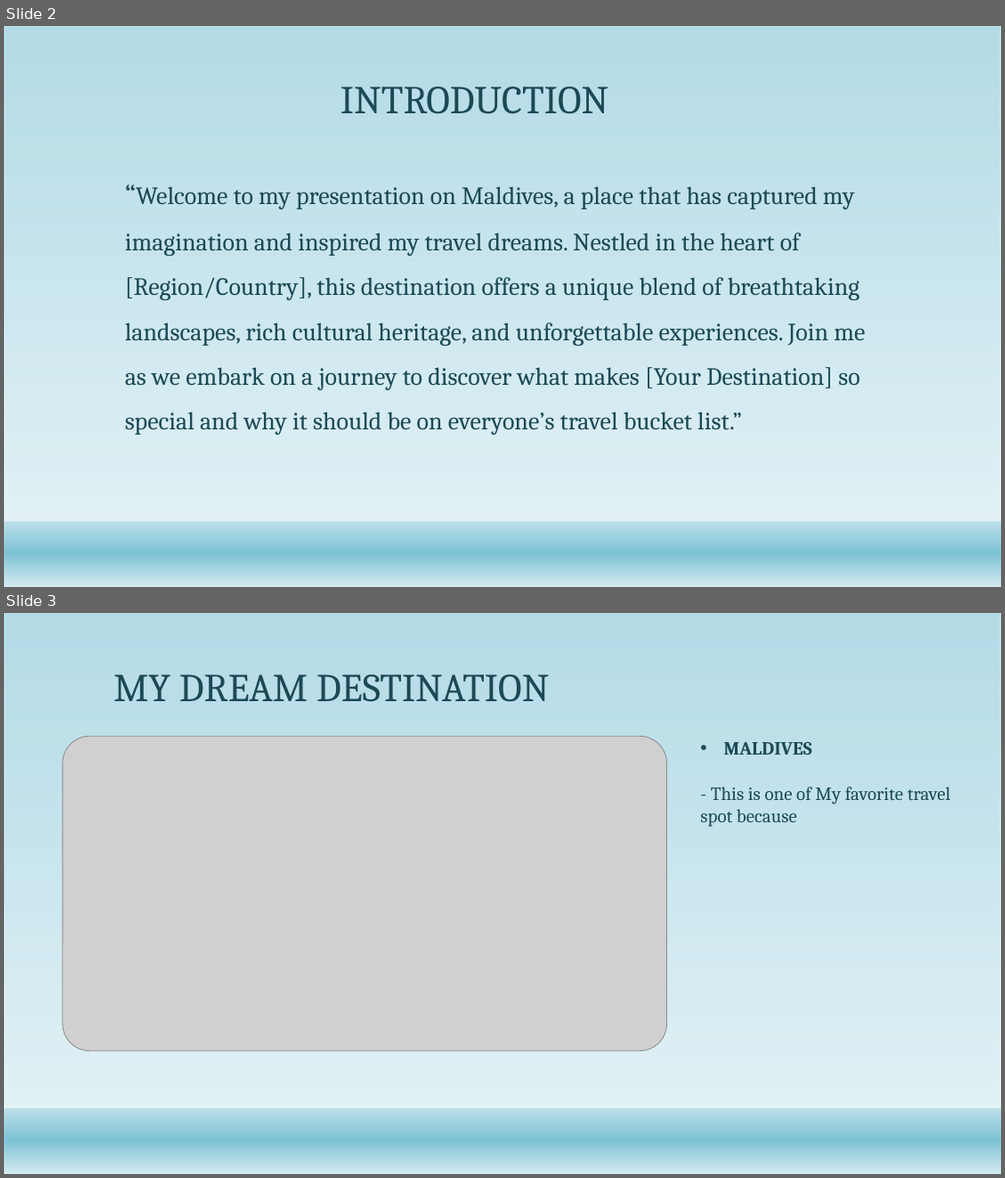
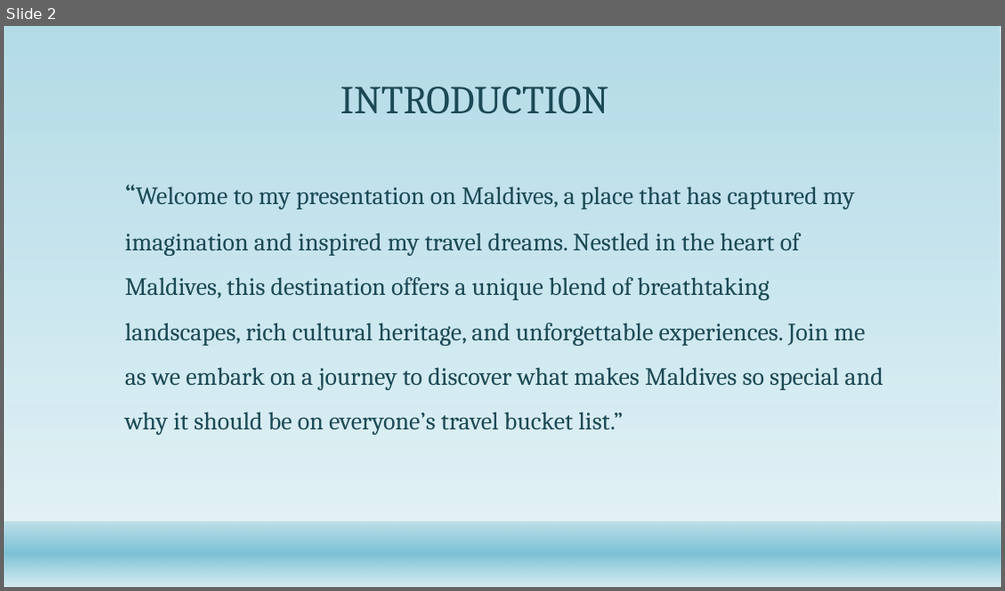
Before and after one commit to justinekyle123/My_ppt_FINAL_nani, a slide deck: Necesario.PPT.pptx. Shown one above the other, each under a label of ours: slides 2 and 3 before the commit, slide 2 after it. The pictures are 1005x1178 and 1005x591 pixels, drawn with LibreOffice and Linux fonts; fonts in the diff are those of the drawing; grey boxes stand for pictures; background and template pictures are left out. Boxes give left, top, right and bottom in pixels: in the first picture for what was removed or moved away, otherwise in the second. Text is boxed around its words. In the diff, an @@ line names an element or a change of style, - is before the commit and + after.

```diff
--- a/Necesario.PPT.pptx
+++ b/Necesario.PPT.pptx
@@ slide 3 removed at (x1=4, y1=613, x2=1001, y2=1174), background #FFFFFF; not listed: 2 template elements that a slide beside it also shows @@
@@ title removed at (x1=113, y1=674, x2=549, y2=702) @@
-MY DREAM DESTINATION
@@ picture removed at (x1=63, y1=737, x2=666, y2=1051) @@
@@ text removed at (x1=700, y1=742, x2=951, y2=827) @@
-• MALDIVES
-- This is one of My favorite travel spot because
@@ slide 2 changed as well @@
@@ text at (x1=125, y1=186, x2=882, y2=435): text changed @@
-“Welcome to my presentation on Maldives, a place that has captured my imagination and inspired my travel dreams. Nestled in the heart of [Region/Country], this destination offers a unique blend of breathtaking landscapes, rich cultural heritage, and unforgettable experiences. Join me as we embark on a journey to discover what makes [Your Destination] so special and why it should be on everyone’s travel bucket list.”
+“Welcome to my presentation on Maldives, a place that has captured my imagination and inspired my travel dreams. Nestled in the heart of Maldives, this destination offers a unique blend of breathtaking landscapes, rich cultural heritage, and unforgettable experiences. Join me as we embark on a journey to discover what makes Maldives so special and why it should be on everyone’s travel bucket list.”
```
Also in this commit, not shown: 1 other slide changed, 7 slides added, 8 other slides removed.
